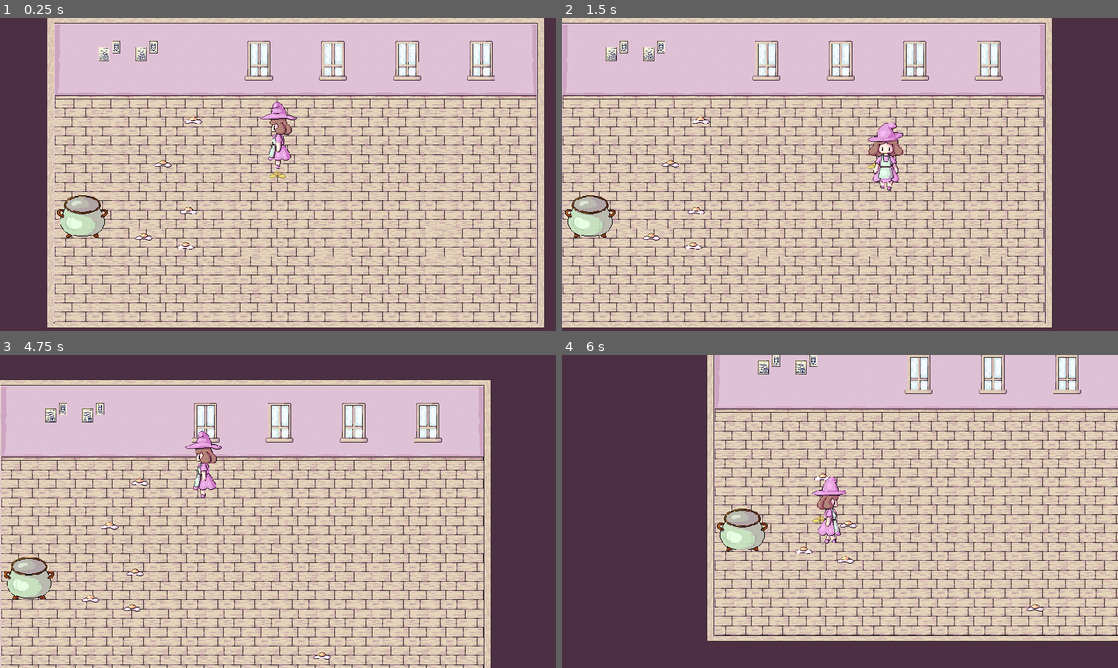
Above: before the commit, frames 1-4 (two rows, left to right).
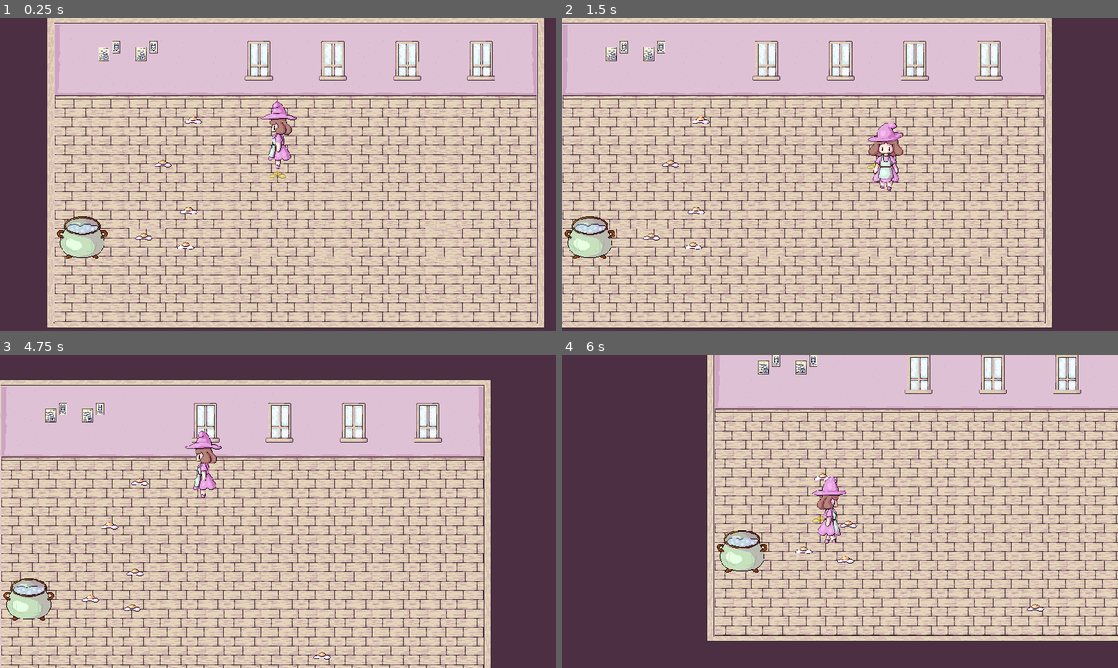
Above: after the commit, the same moments.

Repository: CptToothpick/LD_jam_2024_april
Game: Godot game, scene res://Scenes/game.tscn
Same seed, same stepped clock (60 frames per second), same inputs: the game is played once before the commit and once after it.
Inputs:
- Up to frame 1 (0.25 s): no input
- Up to frame 2 (1.5 s): tap Enter at 0.5 s; hold Right (move_right) 0.53-1.28 s; tap E (action_one) at 0.6 s; hold Down (move_down) from 1.28 s (still down); tap Q (action_two) at 1.35 s
- Up to frame 3 (4.75 s): release Down (move_down) at 2.03 s; hold Right (move_right) 2.03-2.78 s; tap E (action_one) at 2.1, 3.6 s; hold Up (move_up) 2.78-3.53 s; tap Q (action_two) at 2.85, 4.35 s; hold Left (move_left) from 3.53 s (still down)
- Up to frame 4 (6 s): release Left (move_left) at 5.03 s; hold Down (move_down) 5.03-5.78 s; tap E (action_one) at 5.1 s; hold Right (move_right) from 5.78 s (still down); tap Q (action_two) at 5.85 s

The runs differ from the first frame. In frame 1, 1.4% of the frame differs, in the area x 10-20%, y 56-77%; in frame 2, 1.4%; in frame 3, 1.4%; in frame 4, 1.4%.

Commit message:
building + witch_walk_2_2

Diff:
--- a/Scenes/Building.tscn
+++ b/Scenes/Building.tscn
@@ -1,16 +1,53 @@
-[gd_scene load_steps=3 format=3 uid="uid://bw0ilh3uegtox"]
+[gd_scene load_steps=8 format=3 uid="uid://bw0ilh3uegtox"]
 
-[ext_resource type="Texture2D" uid="uid://dpm1s67sslttc" path="res://assets/cauldron.png" id="1_gp3fu"]
+[ext_resource type="Texture2D" uid="uid://cb8cmbfwwbyyv" path="res://assets/boiling.png" id="1_s8vnd"]
 
 [sub_resource type="CapsuleShape2D" id="CapsuleShape2D_o80rf"]
 radius = 16.0
 height = 68.0
 
+[sub_resource type="AtlasTexture" id="AtlasTexture_3r832"]
+atlas = ExtResource("1_s8vnd")
+region = Rect2(190, 0, 95, 85)
+
+[sub_resource type="AtlasTexture" id="AtlasTexture_6261u"]
+atlas = ExtResource("1_s8vnd")
+region = Rect2(285, 0, 95, 85)
+
+[sub_resource type="AtlasTexture" id="AtlasTexture_akbat"]
+atlas = ExtResource("1_s8vnd")
+region = Rect2(380, 0, 95, 85)
+
+[sub_resource type="AtlasTexture" id="AtlasTexture_ywq74"]
+atlas = ExtResource("1_s8vnd")
+region = Rect2(95, 0, 95, 85)
+
+[sub_resource type="SpriteFrames" id="SpriteFrames_f8pgn"]
+animations = [{
+"frames": [{
+"duration": 1.0,
+"texture": SubResource("AtlasTexture_3r832")
+}, {
+"duration": 1.0,
+"texture": SubResource("AtlasTexture_6261u")
+}, {
+"duration": 1.0,
+"texture": SubResource("AtlasTexture_akbat")
+}],
+"loop": true,
+"name": &"boil",
+"speed": 5.0
+}, {
+"frames": [{
+"duration": 1.0,
+"texture": SubResource("AtlasTexture_ywq74")
+}],
+"loop": true,
+"name": &"idle",
+"speed": 5.0
+}]
+
 [node name="Building" type="Node2D"]
-
-[node name="Sprite2D" type="Sprite2D" parent="."]
-position = Vector2(1, -42)
-texture = ExtResource("1_gp3fu")
 
 [node name="StaticBody2D" type="StaticBody2D" parent="."]
 
@@ -18,3 +55,8 @@
 position = Vector2(0, -19)
 rotation = 1.5708
 shape = SubResource("CapsuleShape2D_o80rf")
+
+[node name="AnimatedSprite2D" type="AnimatedSprite2D" parent="."]
+sprite_frames = SubResource("SpriteFrames_f8pgn")
+animation = &"boil"
+frame_progress = 0.64053
Binary file changed: assets/ld_witch_walk2.png
